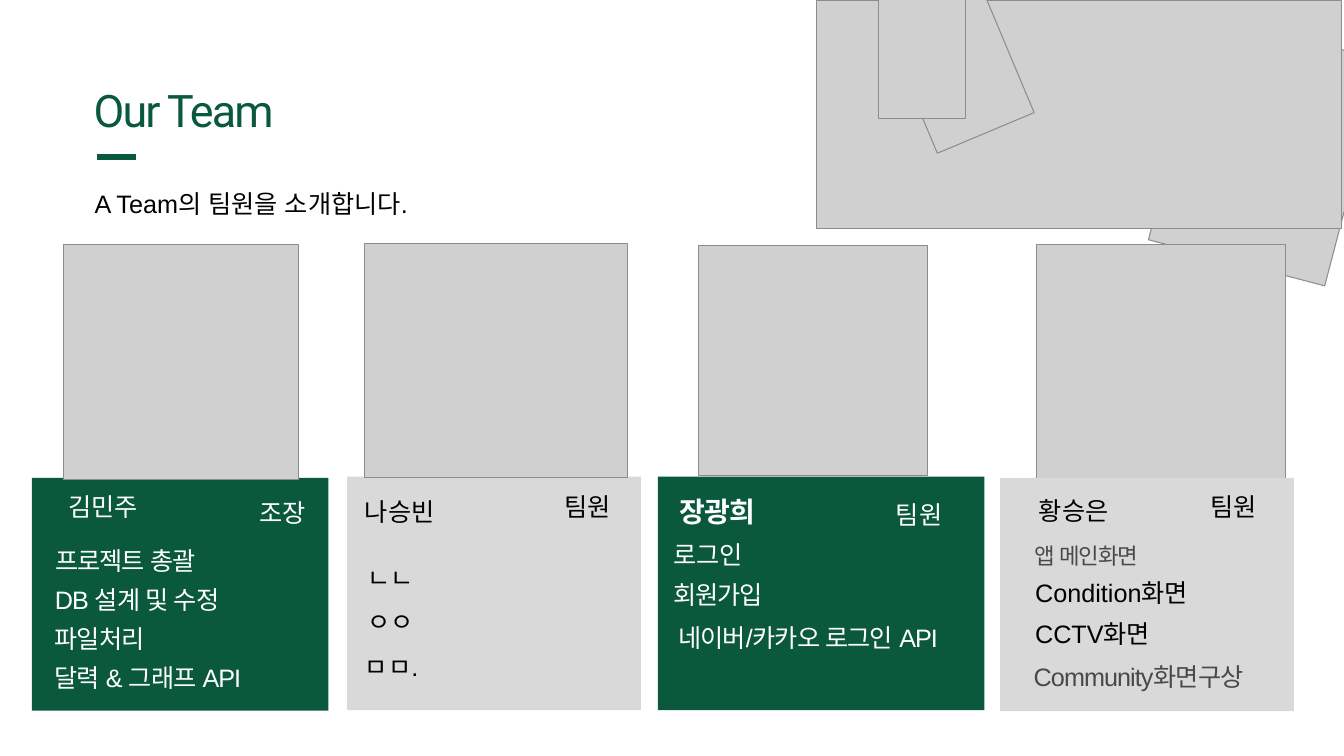
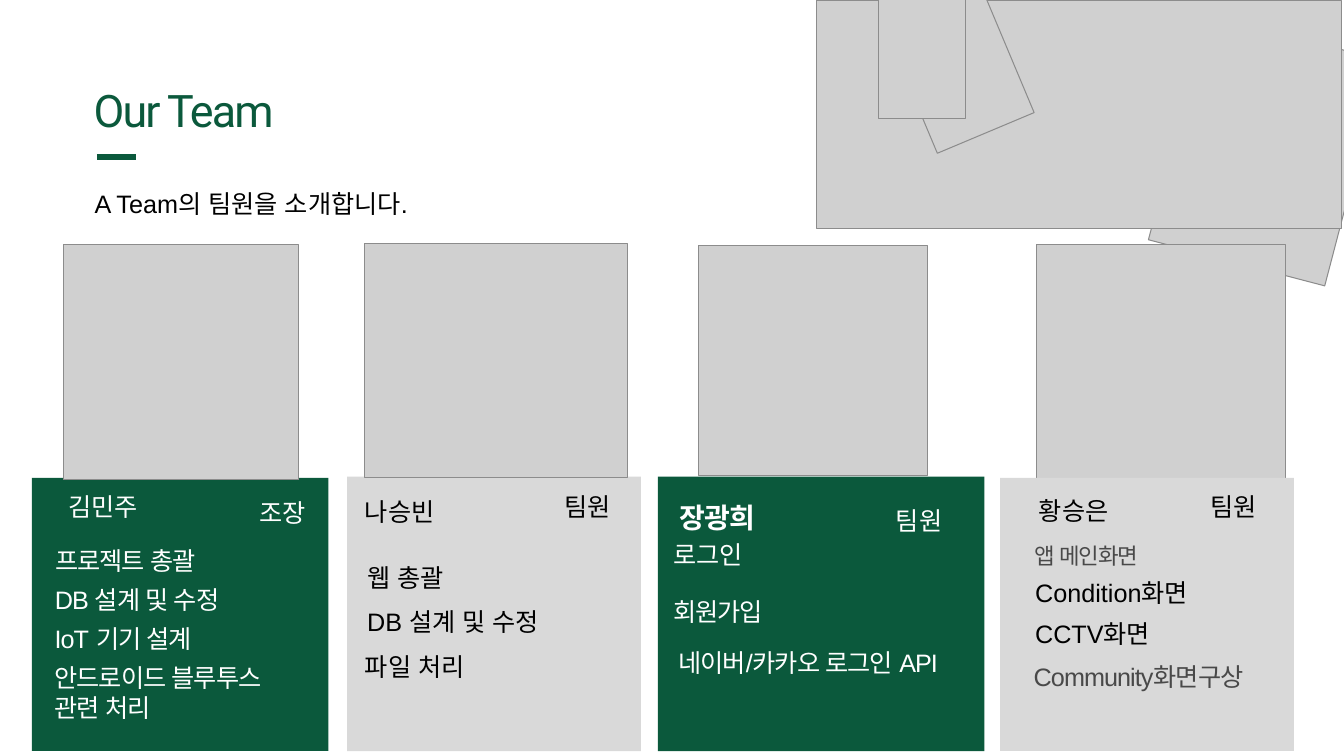
Before and after one commit to rizle00/Project_HealthKeeper, a slide deck: slide 4 of 자료/SuM(최종본).pptx. Drawn at 1344x756 pixels with LibreOffice and Linux fonts; fonts in the diff are those of the drawing; grey boxes stand for pictures. Boxes give left, top, right and bottom in pixels: in the first picture for what was removed or moved away, otherwise in the second. Text is boxed around its words. In the diff, an @@ line names an element or a change of style, - is before the commit and + after.

```diff
--- a/자료/SuM(최종본).pptx
+++ b/자료/SuM(최종본).pptx
@@ rectangle: place and size @@
-rectangle at (32, 478, 329, 711)
+rectangle at (32, 478, 329, 751)
@@ rectangle: place and size @@
-rectangle at (348, 477, 641, 711)
+rectangle at (348, 477, 641, 751)
@@ rectangle: place and size @@
-rectangle at (658, 477, 985, 711)
+rectangle at (658, 477, 985, 751)
@@ rectangle: place and size @@
-rectangle at (1000, 478, 1294, 712)
+rectangle at (1000, 478, 1294, 751)
@@ text "장광희": place and size @@
-text "장광희" at (680, 498, 755, 525)
+text "장광희" at (680, 504, 755, 531)
@@ text "팀원": place and size @@
-text "팀원" at (896, 503, 942, 526)
+text "팀원" at (896, 509, 942, 532)
@@ text at (367, 566, 443, 589): text changed @@
-ㄴㄴ
+웹 총괄
@@ text "회원가입": place and size @@
-text "회원가입" at (673, 583, 763, 606)
+text "회원가입" at (673, 600, 763, 623)
@@ text at (55, 627, 192, 650): text changed @@
-파일처리
+IoT 기기 설계
@@ text at (367, 610, 539, 633): text changed @@
-ㅇㅇ
+DB 설계 및 수정
@@ text at (365, 655, 464, 678): text changed @@
-ㅁㅁ.
+파일 처리
@@ text "네이버/카카오 로그인 API": place and size @@
-text "네이버/카카오 로그인 API" at (678, 626, 938, 649)
+text "네이버/카카오 로그인 API" at (678, 651, 938, 674)
@@ text at (54, 666, 262, 719): text changed @@
-달력 & 그래프 API
+안드로이드 블루투스 관련 처리
```
Also in this commit, not shown: 1 other slide changed, 4 slides added, 5 other files.
